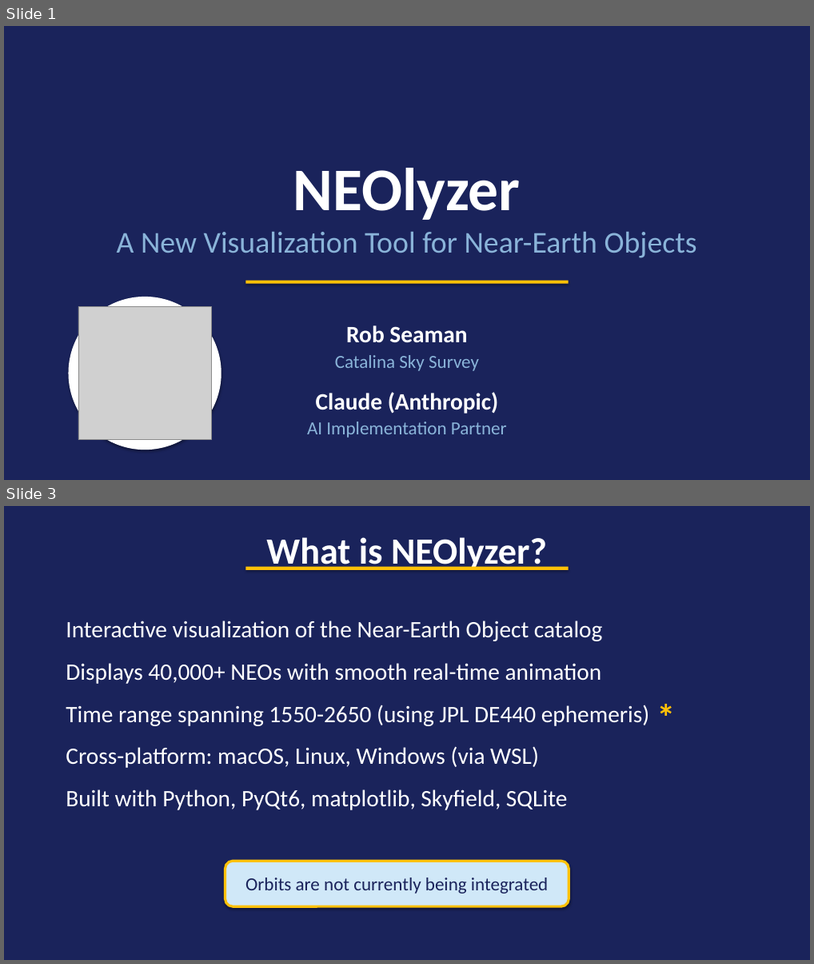
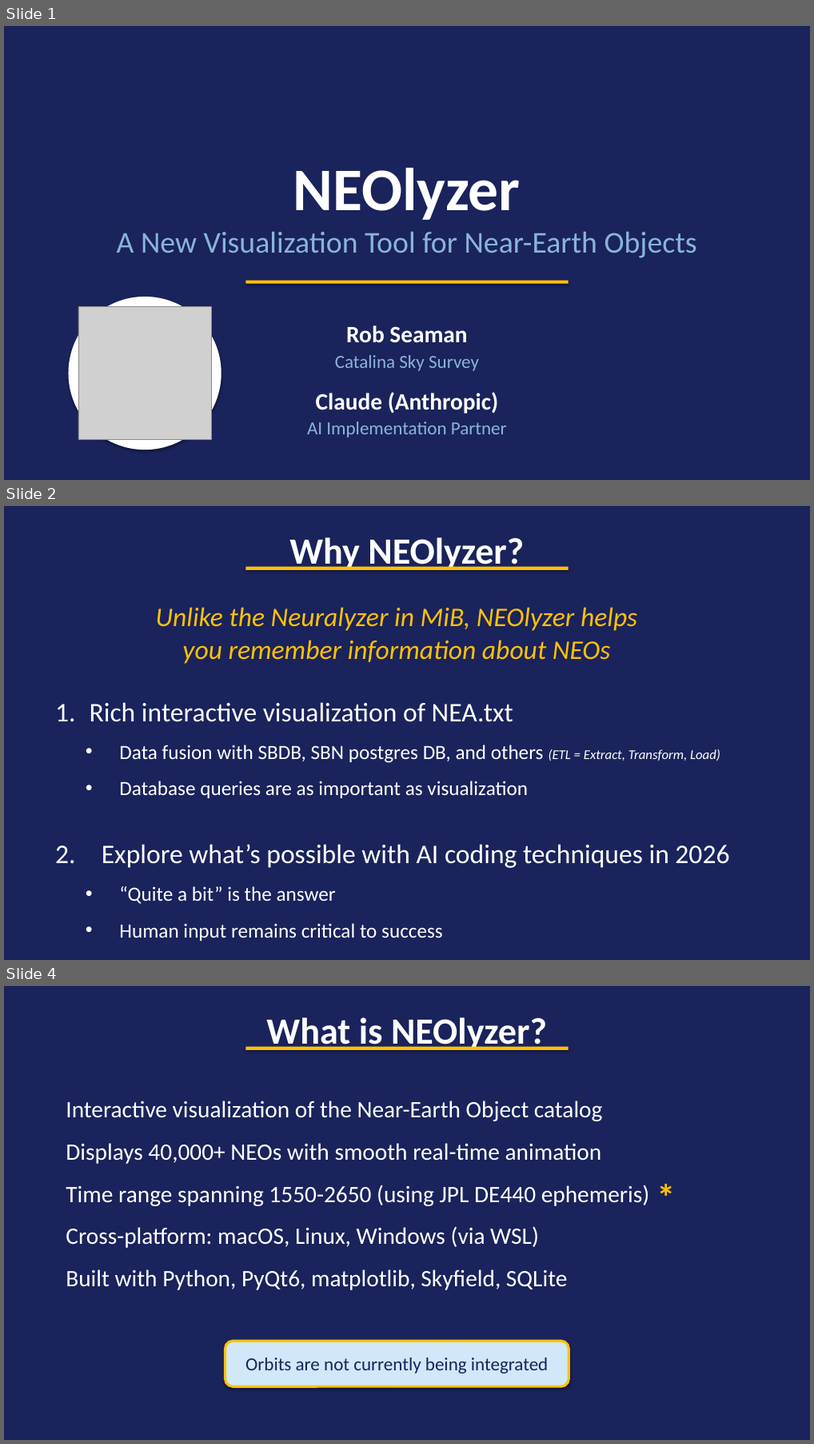
Before and after one commit to rlseaman/neolyzer, a slide deck: presentations/NEOlyzer_Demo.pptx. Shown one above the other, each under a label of ours: slides 1 and 3 before the commit, slides 1, 2 and 4 after it; the slides between them are not shown. The pictures are 814x964 and 814x1444 pixels, drawn with LibreOffice and Linux fonts; fonts in the diff are those of the drawing; grey boxes stand for pictures. Boxes give left, top, right and bottom in pixels: in the first picture for what was removed or moved away, otherwise in the second. Text is boxed around its words. In the diff, an @@ line names an element or a change of style, - is before the commit and + after.

```diff
--- a/presentations/NEOlyzer_Demo.pptx
+++ b/presentations/NEOlyzer_Demo.pptx
@@ slide 2 added at (4, 506, 810, 960), background #1A235B @@
@@ text added at (290, 537, 524, 570), 44 pt, text #FFFFFF, bold @@
+Why NEOlyzer?
@@ rectangle added at (246, 567, 569, 570), fill #FFC107 @@
@@ text added at (90, 607, 730, 940), 32 pt, text #FFFFFF @@
+Unlike the Neuralyzer in MiB, NEOlyzer helps
+you remember information about NEOs
+1. Rich interactive visualization of NEA.txt
+  • Data fusion with SBDB, SBN postgres DB, and others (ETL = Extract, Transform, Load)
+  • Database queries are as important as visualization
+2. Explore what’s possible with AI coding techniques in 2026
+  • “Quite a bit” is the answer
+  • Human input remains critical to success
@@ what was slide 3 is now slide 4 @@
```
Also in this commit, not shown: 2 slides changed.
